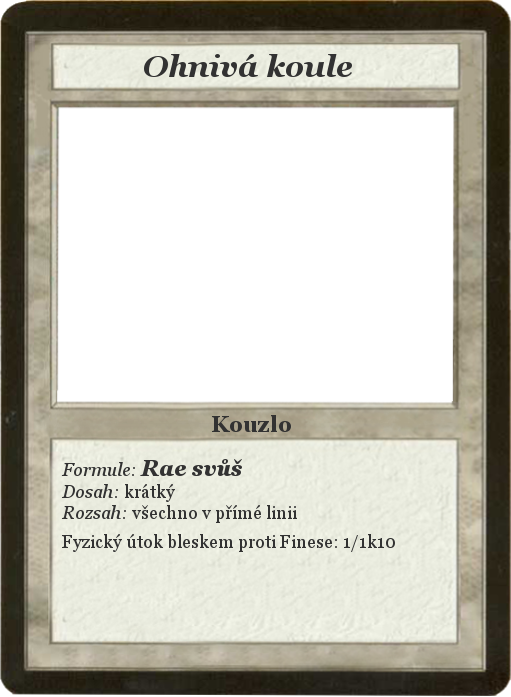
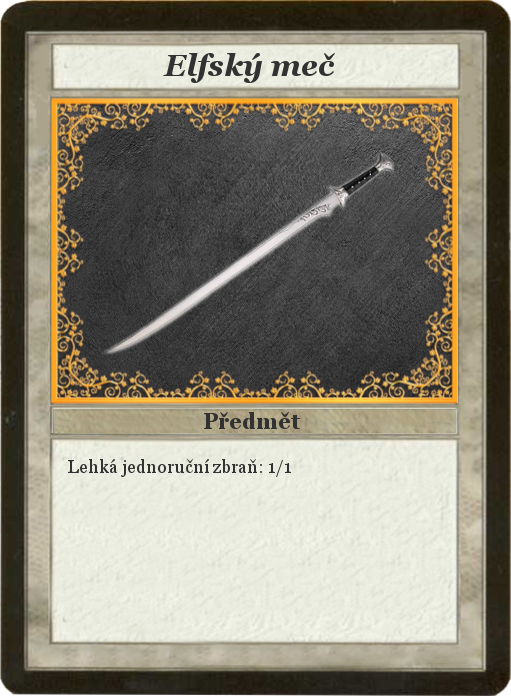
The second 511px x 697px image is a revision of the first. Changes to its layers:
renamed "Ohnivá koule" to "Elfský meč", painted on it over [144, 53, 352, 83]
renamed "Kouzlo" to "Předmět", painted on it over [204, 412, 300, 432]
renamed "Formule: Rae svůš ..." to "Lehká jednoruční zbraň: 1/1", painted on it over [61, 459, 395, 552]
added layer "Picture" above "Golden frame" over [102, 150, 396, 356]
added layer "Golden frame" above "Card" over [51, 97, 458, 404]
painted on "Card" over [48, 95, 462, 437]
added layer "dark-gray-background.jpg" above "Background" over [48, 95, 462, 425]
painted on "Background" over [53, 408, 458, 410]
